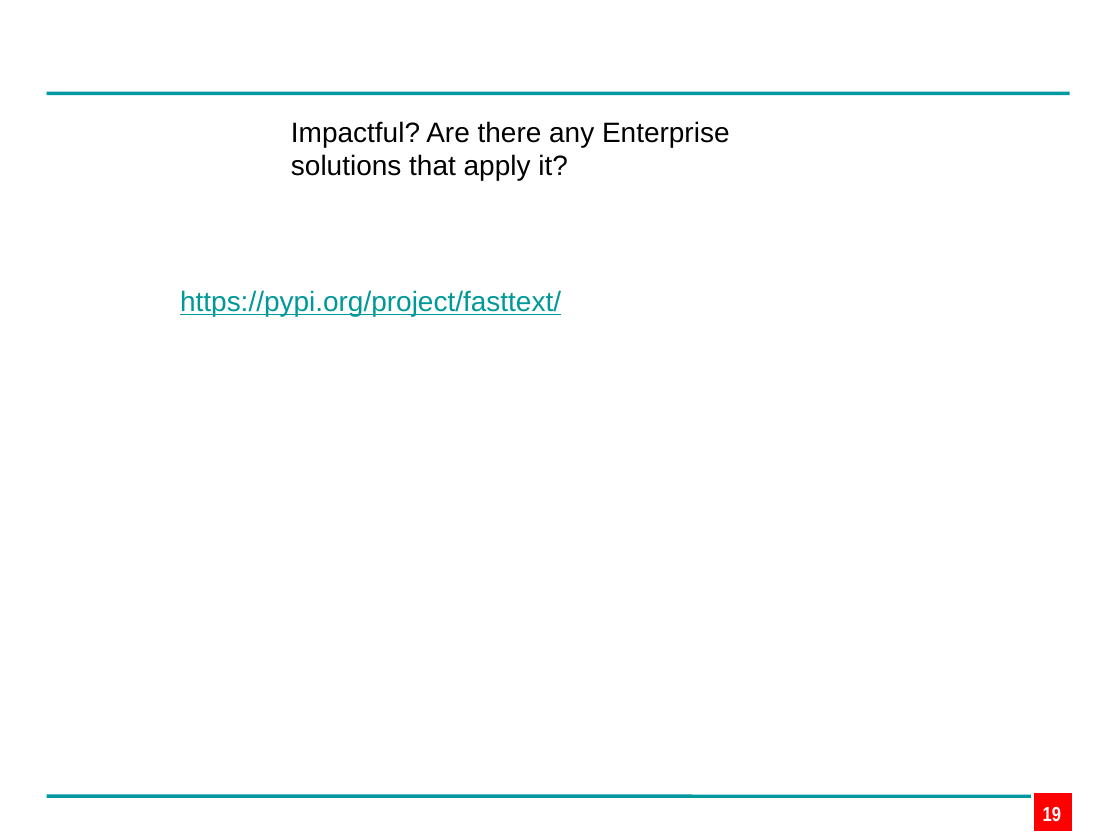
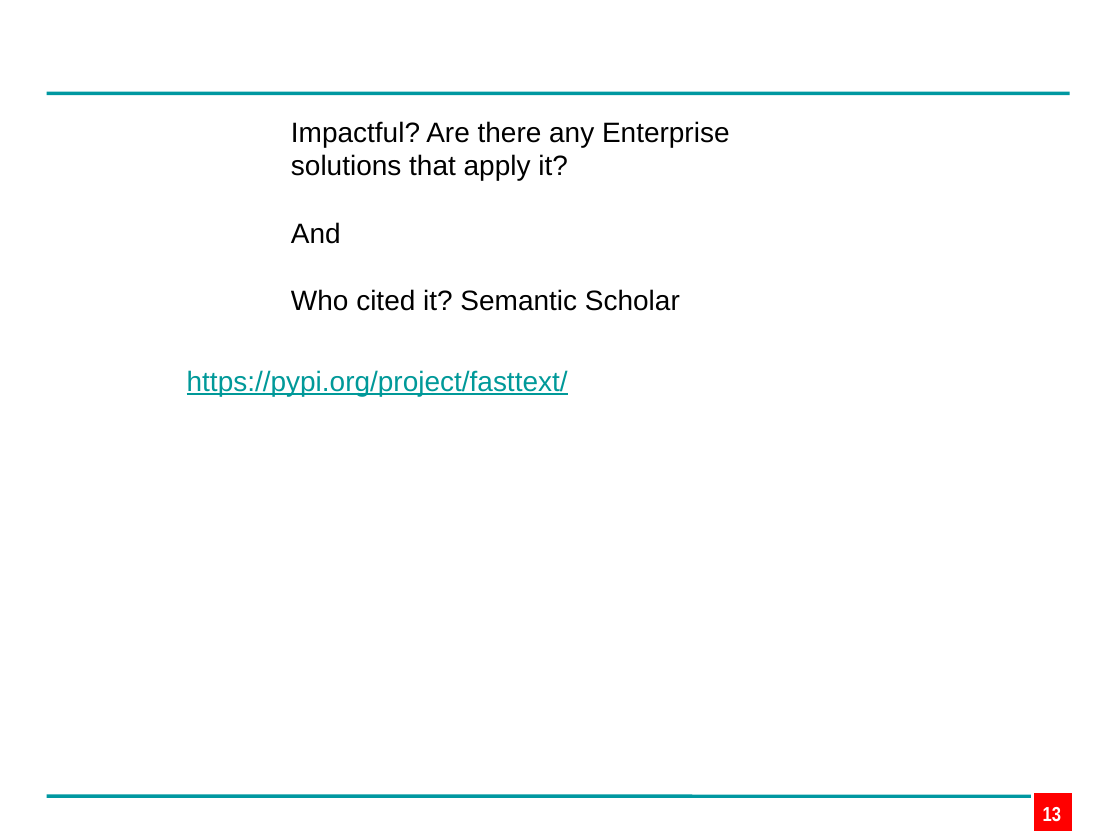
Before and after one commit to edpape007/NLP, a slide deck: slide 13 of Presentation_Subword.pptx (slide 19 before the commit). Drawn at 1120x840 pixels with LibreOffice and Linux fonts; fonts in the diff are those of the drawing; background and template pictures are left out. Boxes give left, top, right and bottom in pixels: in the first picture for what was removed or moved away, otherwise in the second. Text is boxed around its words. In the diff, an @@ line names an element or a change of style, - is before the commit and + after.

```diff
--- a/Presentation_Subword.pptx
+++ b/Presentation_Subword.pptx
@@ text at (x1=291, y1=222, x2=680, y2=311): paragraphs added @@
+And
+Who cited it? Semantic Scholar
@@ text "https://pypi.org/project/fasttext/" moved from (x1=180, y1=290, x2=561, y2=316) to (x1=187, y1=370, x2=568, y2=396) @@
@@ page number at (x1=1043, y1=807, x2=1061, y2=822): text changed @@
-19
+13
```
Also in this commit, not shown: 7 other slides changed, 2 slides added, 8 slides removed, 1 other file.
